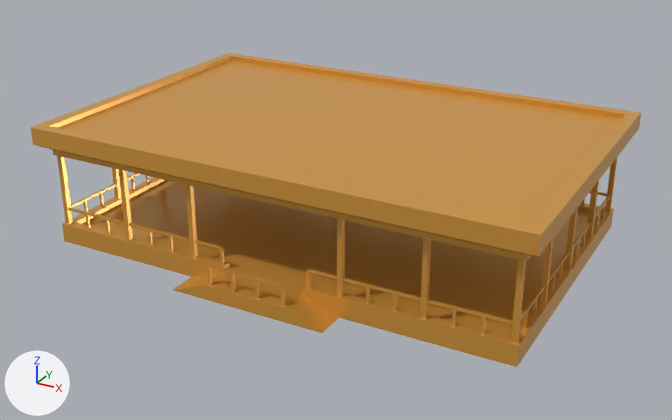
One commit to the glTF model public/models/bumper-cars-booth.glb: the scene before it, then after it.
One viewpoint serves both versions: a 50 mm camera at (16.9, -31.2, 16.6) aimed at (0.1, -0.8, 1.4). Every picture has the same lights, and +X, +Y and +Z are marked at lower left. Where no turn or scale is listed for an object, it has been applied to the vertices.

Names of what the first picture shows: 'bumper-cars-booth'.
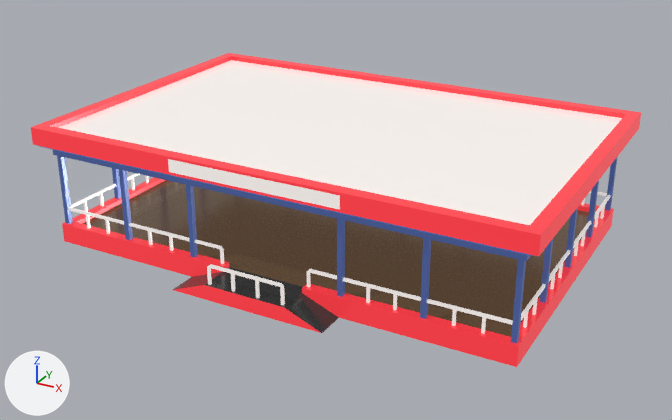
The change, as JSON lines over the scene's bpy script:
```json
{"op": "add", "block": "img_base", "code": ["img_base = load_image('base', '_unpacked/base', 1024, 1024, 'sRGB')"]}
{"op": "add", "block": "mat_lowpoly_colors_001", "code": ["mat_lowpoly_colors_001 = bpy.data.materials.new('LOWPOLY-COLORS.001')", "# uses the picture img_base"]}
{"block": "me_bumper_cars_booth", "where": "me_bumper_cars_booth.from_pydata(...)  # 650 vertices, 1052 faces; spans x -10.2..10.2, y -7.4..6.7, z 0.0..5.0"}
{"op": "remove", "block": "me_bumper_cars_booth", "code": "me_bumper_cars_booth.materials.append(mat_lowpoly_colors)  # orange #e7a747"}
{"op": "add", "block": "me_bumper_cars_booth", "code": "me_bumper_cars_booth.materials.append(mat_lowpoly_colors_001)"}
```

Pixel boxes (x1, y1, x2, y2) of what changed, in the pictures (672 x 420 px):
```json
{"object": "bumper-cars-booth", "change": "recoloured", "before": [31, 53, 641, 367], "after": [31, 53, 641, 367]}
```
